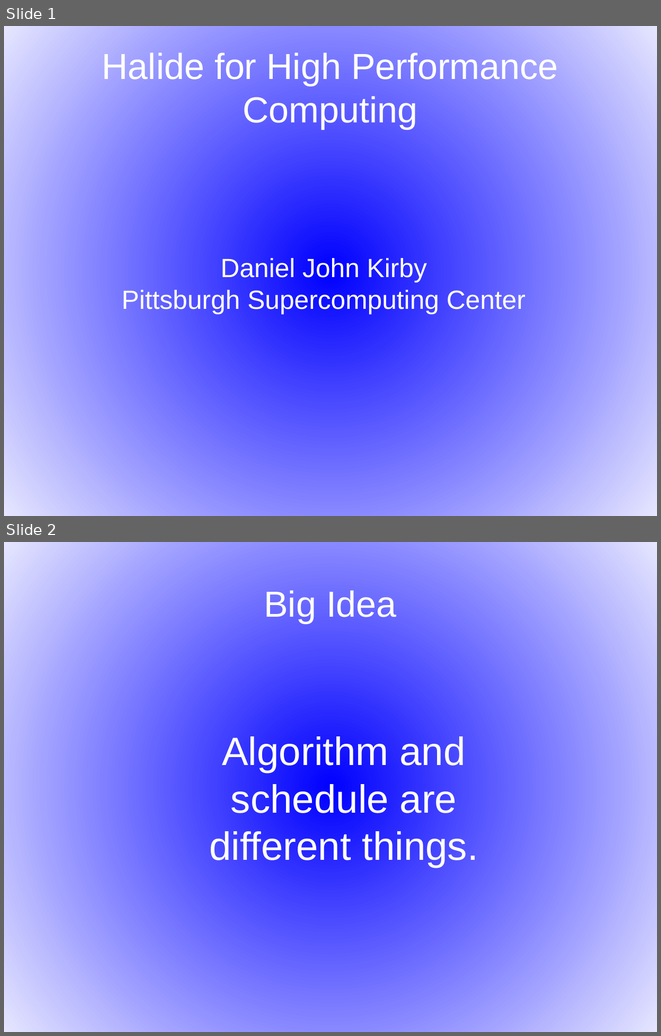
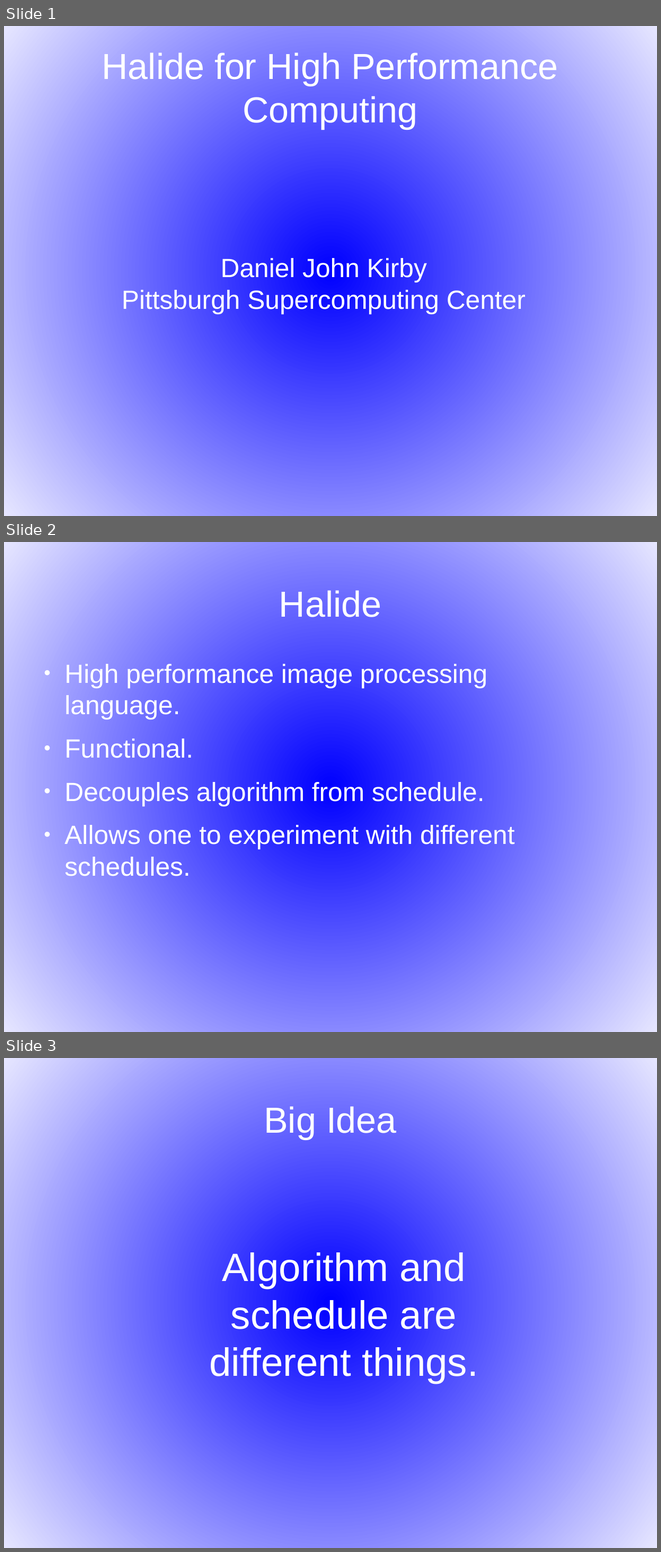
Before and after one commit to djohnkirby/PSC-Documents, a slide deck: Halide Presentation.odp. Shown one above the other, each under a label of ours: slides 1 and 2 before the commit, slides 1, 2 and 3 after it. The pictures are 661x1036 and 661x1552 pixels, drawn with LibreOffice and Linux fonts; fonts in the diff are those of the drawing. Boxes give left, top, right and bottom in pixels: in the first picture for what was removed or moved away, otherwise in the second. Text is boxed around its words. In the diff, an @@ line names an element or a change of style, - is before the commit and + after.

```diff
--- a/Halide Presentation.odp
+++ b/Halide Presentation.odp
@@ slide 2 added at (x1=4, y1=542, x2=657, y2=1032), background gradient #0000FF to #E6E6FF @@
@@ title added at (x1=279, y1=590, x2=382, y2=617), 44 pt, text #FFFFFF @@
+Halide
@@ text added at (x1=64, y1=664, x2=515, y2=877), 32 pt, text #FFFFFF @@
+● High performance image processing language.
+● Functional.
+● Decouples algorithm from schedule.
+● Allows one to experiment with different schedules.
@@ what was slide 2 is now slide 3 @@
```
Also in this commit, not shown: 7 slides changed, 6 other slides added, 1 slide removed.
